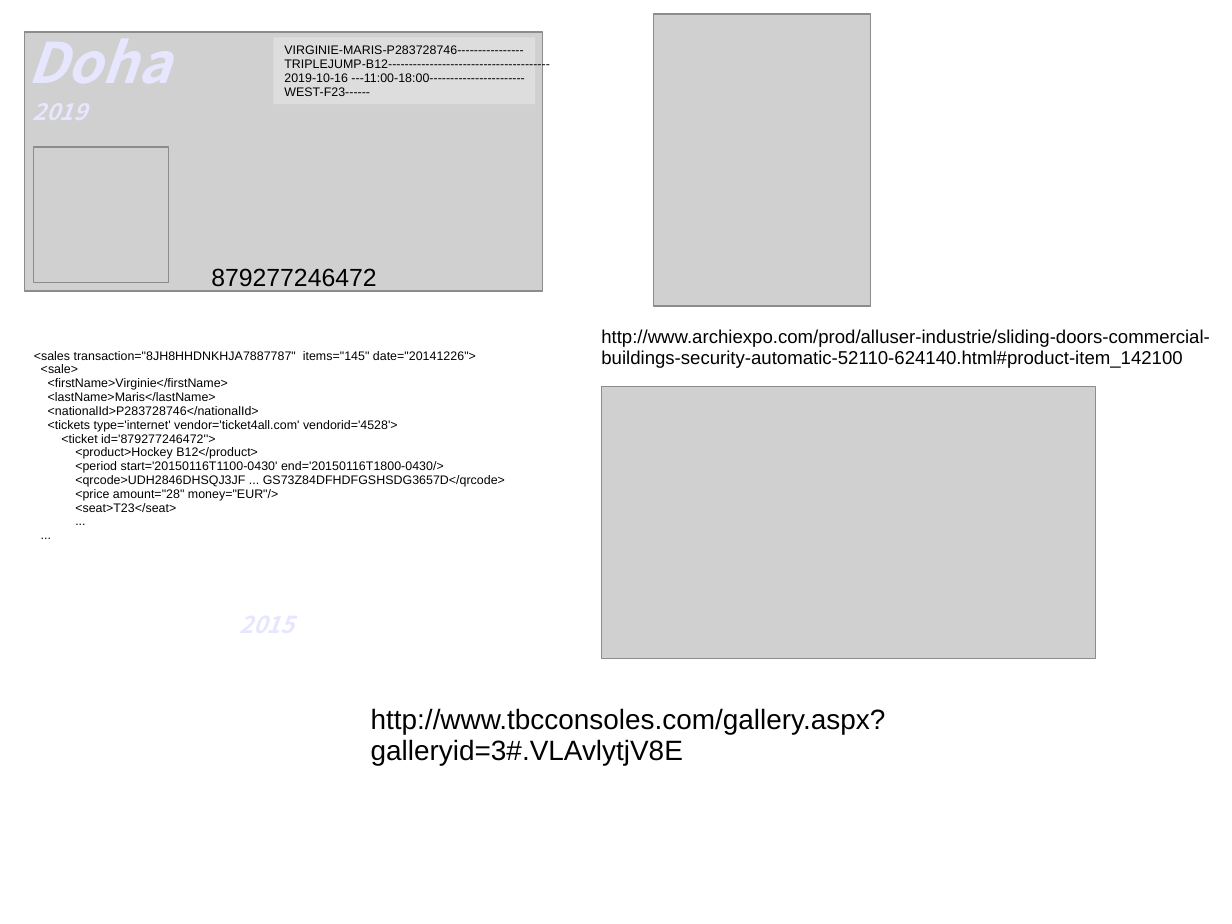
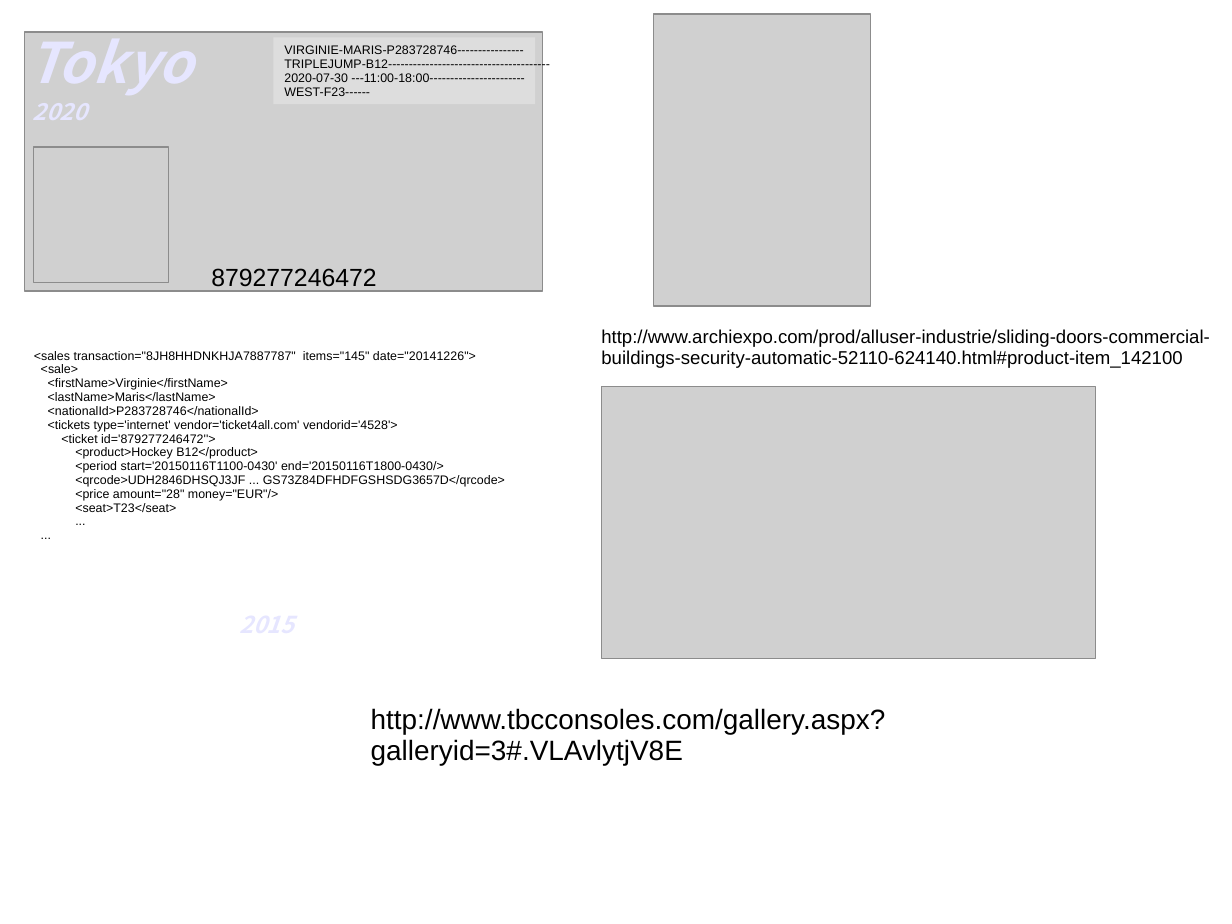
Before and after one commit to ScribesZone/CyberBatiment, a slide deck: slide 3 of docs/res/media/CyberBatiment.pptx. Drawn at 1232x924 pixels with LibreOffice and Linux fonts; fonts in the diff are those of the drawing; grey boxes stand for pictures. Boxes give left, top, right and bottom in pixels: in the first picture for what was removed or moved away, otherwise in the second. Text is boxed around its words. In the diff, an @@ line names an element or a change of style, - is before the commit and + after.

```diff
--- a/docs/res/media/CyberBatiment.pptx
+++ b/docs/res/media/CyberBatiment.pptx
@@ text at <box>27,23,193,95</box>: text changed @@
-Doha
-2019
+Tokyo
+2020
@@ text in rectangle at <box>284,73,524,82</box>: text changed @@
-2019-10-16 ---11:00-18:00-----------------------
+2020-07-30 ---11:00-18:00-----------------------
```
Also in this commit, not shown: 6 other files.
